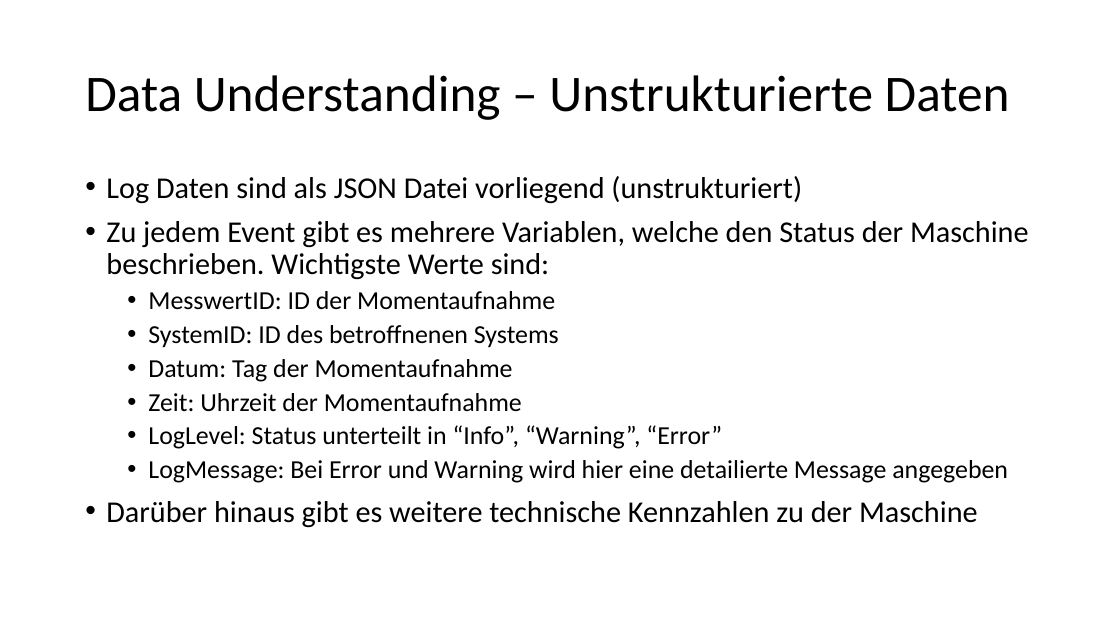
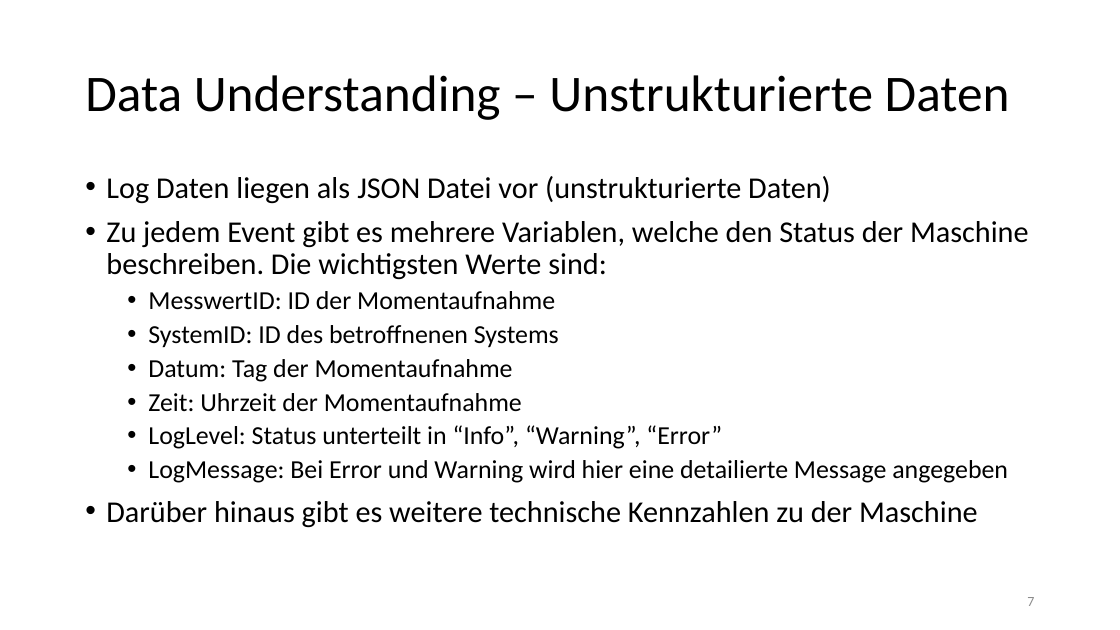
Before and after one commit to Flitschi7/big-data-management, a slide deck: slide 7 of Organisational/Dokumentation HHZ Rocket Project.pptx (slide 6 before the commit). Drawn at 1120x630 pixels with LibreOffice and Linux fonts; fonts in the diff are those of the drawing. Boxes give left, top, right and bottom in pixels: in the first picture for what was removed or moved away, otherwise in the second. Text is boxed around its words. In the diff, an @@ line names an element or a change of style, - is before the commit and + after.

```diff
--- a/Organisational/Dokumentation HHZ Rocket Project.pptx
+++ b/Organisational/Dokumentation HHZ Rocket Project.pptx
@@ text at [106, 176, 1029, 280]: text changed @@
-• Log Daten sind als JSON Datei vorliegend (unstrukturiert)
-• Zu jedem Event gibt es mehrere Variablen, welche den Status der Maschine beschrieben. Wichtigste Werte sind:
+• Log Daten liegen als JSON Datei vor (unstrukturierte Daten)
+• Zu jedem Event gibt es mehrere Variablen, welche den Status der Maschine beschreiben. Die wichtigsten Werte sind:
@@ page number added at [1027, 597, 1034, 606], 12 pt, text #8C8C8C @@
+7
```
Also in this commit, not shown: 25 other slides changed, 5 slides added, 2 slides removed.
